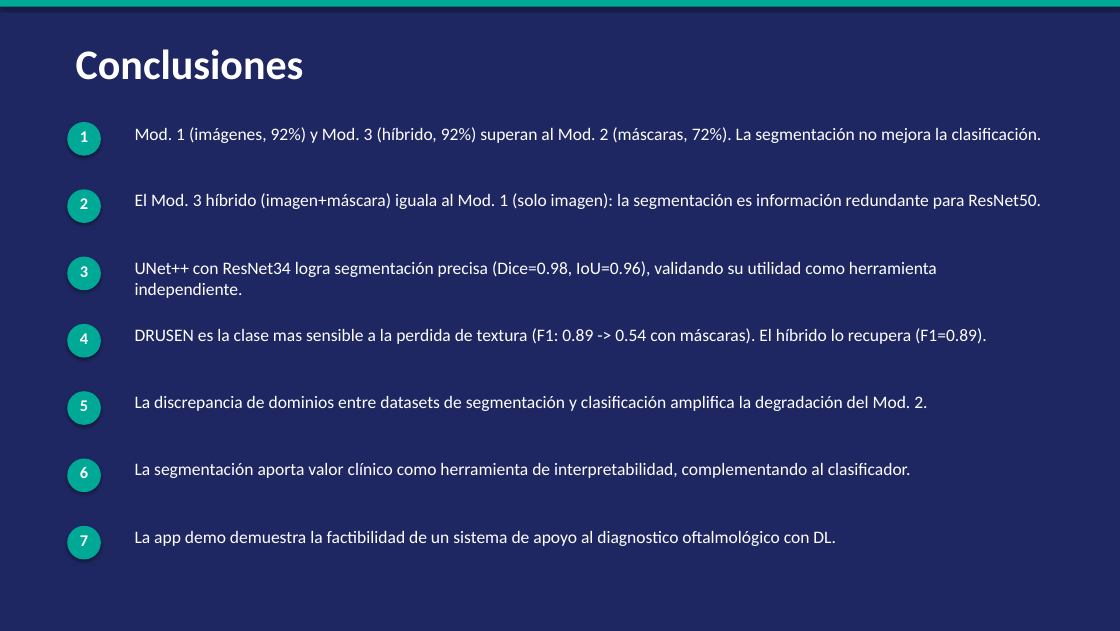
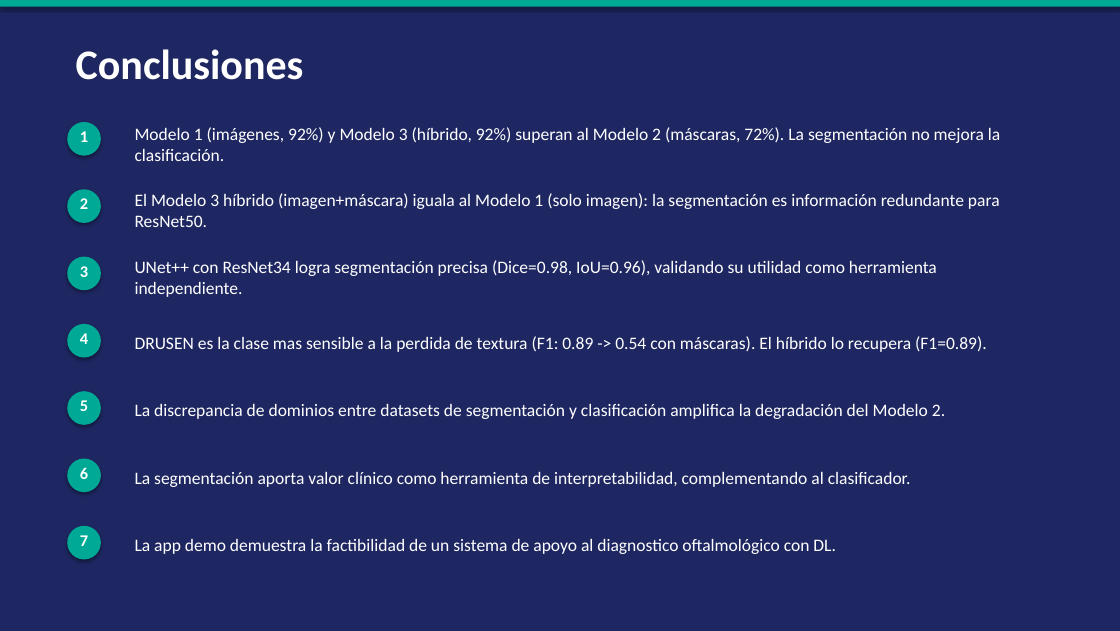
Before and after one commit to umagon/TP_vision_por_computadora_2, a slide deck: slide 12 of paper/presentacion_OCT.pptx. Drawn at 1120x631 pixels with LibreOffice and Linux fonts; fonts in the diff are those of the drawing. Boxes give left, top, right and bottom in pixels: in the first picture for what was removed or moved away, otherwise in the second. Text is boxed around its words. In the diff, an @@ line names an element or a change of style, - is before the commit and + after.

Commit message:
update presentation

```diff
--- a/paper/presentacion_OCT.pptx
+++ b/paper/presentacion_OCT.pptx
@@ text at (x1=135, y1=127, x2=1000, y2=161): text changed @@
-Mod. 1 (imágenes, 92%) y Mod. 3 (híbrido, 92%) superan al Mod. 2 (máscaras, 72%). La segmentación no mejora la clasificación.
+Modelo 1 (imágenes, 92%) y Modelo 3 (híbrido, 92%) superan al Modelo 2 (máscaras, 72%). La segmentación no mejora la clasificación.
@@ text at (x1=135, y1=193, x2=1000, y2=227): text changed @@
-El Mod. 3 híbrido (imagen+máscara) iguala al Mod. 1 (solo imagen): la segmentación es información redundante para ResNet50.
+El Modelo 3 híbrido (imagen+máscara) iguala al Modelo 1 (solo imagen): la segmentación es información redundante para ResNet50.
@@ text at (x1=135, y1=404, x2=945, y2=419): text changed @@
-La discrepancia de dominios entre datasets de segmentación y clasificación amplifica la degradación del Mod. 2.
+La discrepancia de dominios entre datasets de segmentación y clasificación amplifica la degradación del Modelo 2.
@@ 3 texts moved together from (x1=135, y1=328, x2=987, y2=546) to (x1=135, y1=336, x2=987, y2=554) @@
```
Also in this commit, not shown: 5 other slides changed.
